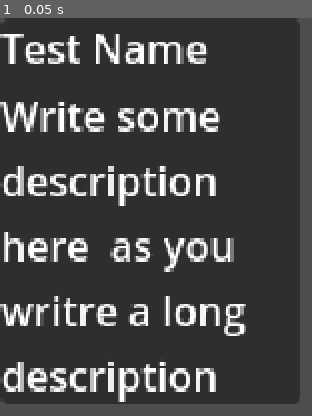
Above: before the commit, frame 1.
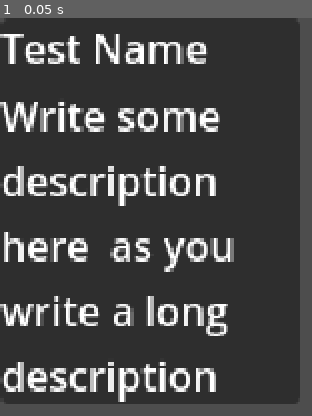
Above: after the commit, the same moment.

Repository: MumAroi/learn-2d-godot
Game: Godot game, scene res://scenes/ui/ability_upgrade_card.tscn
Same seed, same stepped clock (60 frames per second), same inputs: the game is played once before the commit and once after it. This scene is started directly instead of the project's main scene.
Inputs:
- Up to frame 1 (0.05 s): no input

The runs differ from the first frame. In frame 1, 2.6% of the frame differs, in the area x 25-79%, y 69-80%.

Commit message:
♻️ refactor: upgrade selection

Diff:
--- a/project.godot
+++ b/project.godot
@@ -57,6 +57,11 @@
 , Object(InputEventKey,"resource_local_to_scene":false,"resource_name":"","device":-1,"window_id":0,"alt_pressed":false …(186 unchanged characters)…
 ]
 }
+left_click={
+"deadzone": 0.5,
+"events": [Object(InputEventMouseButton,"resource_local_to_scene":false,"resource_name":"","device":-1,"window_id":0,"alt_pressed":false,"shift_pressed":false,"ctrl_pressed":false,"meta_pressed":false,"button_mask":1,"position":Vector2(142, 17),"global_position":Vector2(151, 63),"factor":1.0,"button_index":1,"canceled":false,"pressed":true,"double_click":false,"script":null)
+]
+}
 
 [layer_names]
 
--- a/scenes/manager/upgrade_manager.gd
+++ b/scenes/manager/upgrade_manager.gd
@@ -17,6 +17,7 @@
 	var upgrade_screen_instance = upgrade_screen_scene.instantiate()
 	add_child(upgrade_screen_instance)
 	upgrade_screen_instance.set_ability_upgrades([chosen_upgrade] as Array[AbilityUpgrade])
+	upgrade_screen_instance.upgrade_selected.connect(on_upgrade_selected)
 
 func apply_upgrade(upgrade: AbilityUpgrade):
 	var has_upgrade = current_upgrades.has(upgrade.id)
@@ -27,3 +28,7 @@
 		}
 	else:
 		current_upgrades[upgrade.id]["quantity"] += 1
+	print(current_upgrades)
+
+func on_upgrade_selected(upgrade: AbilityUpgrade):
+	apply_upgrade(upgrade)
--- a/scenes/ui/ability_upgrade_card.gd
+++ b/scenes/ui/ability_upgrade_card.gd
@@ -1,8 +1,17 @@
 extends PanelContainer
 
+signal	selected
+
 @onready var name_label: Label = $%NameLabel
-@onready var description_label: Label = $%DescriptLabel
+@onready var description_label: Label = $%DescriptionLabel
+
+func _ready() -> void:
+	gui_input.connect(on_gui_input)
 
 func set_ability_upgrade(upgrade: AbilityUpgrade):
 	name_label.text = upgrade.name
 	description_label.text = upgrade.description
+
+func on_gui_input(event: InputEvent):
+	if event.is_action("left_click"):
+		selected.emit()
--- a/scenes/ui/ability_upgrade_card.tscn
+++ b/scenes/ui/ability_upgrade_card.tscn
@@ -14,8 +14,8 @@
 layout_mode = 2
 text = "Test Name"
 
-[node name="DescriptLabel" type="Label" parent="VBoxContainer"]
+[node name="DescriptionLabel" type="Label" parent="VBoxContainer"]
 unique_name_in_owner = true
 layout_mode = 2
-text = "Write some description here  as you writre a long description"
+text = "Write some description here  as you write a long description"
 autowrap_mode = 2
--- a/scenes/ui/upgrade_screen.gd
+++ b/scenes/ui/upgrade_screen.gd
@@ -1,4 +1,6 @@
 extends CanvasLayer
+
+signal upgrade_selected(upgrade: AbilityUpgrade)
 
 @export var upgrade_card_scene: PackedScene
 @onready var card_container: HBoxContainer = $%CardContainer
@@ -11,3 +13,9 @@
 		var card_instance = upgrade_card_scene.instantiate()
 		card_container.add_child(card_instance)
 		card_instance.set_ability_upgrade(upgrade)
+		card_instance.selected.connect(on_upgrade_selected.bind(upgrade))
+
+func on_upgrade_selected(upgrade: AbilityUpgrade):
+	upgrade_selected.emit(upgrade)
+	get_tree().paused = false
+	queue_free()
